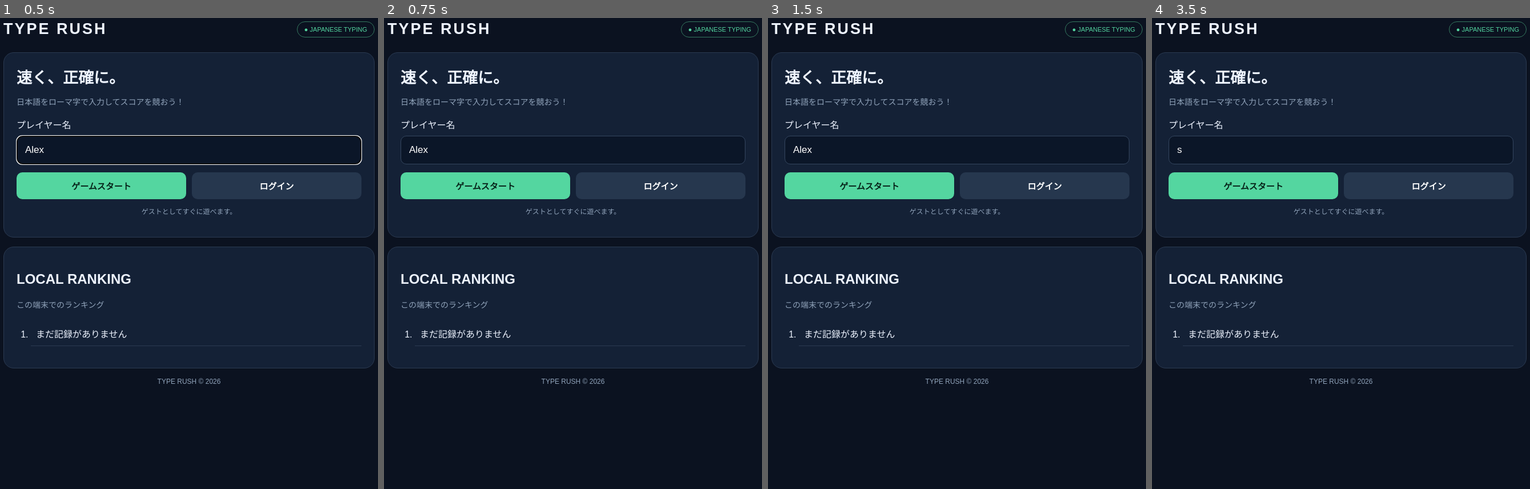
Above: before the commit, frames 1-4 (left to right).
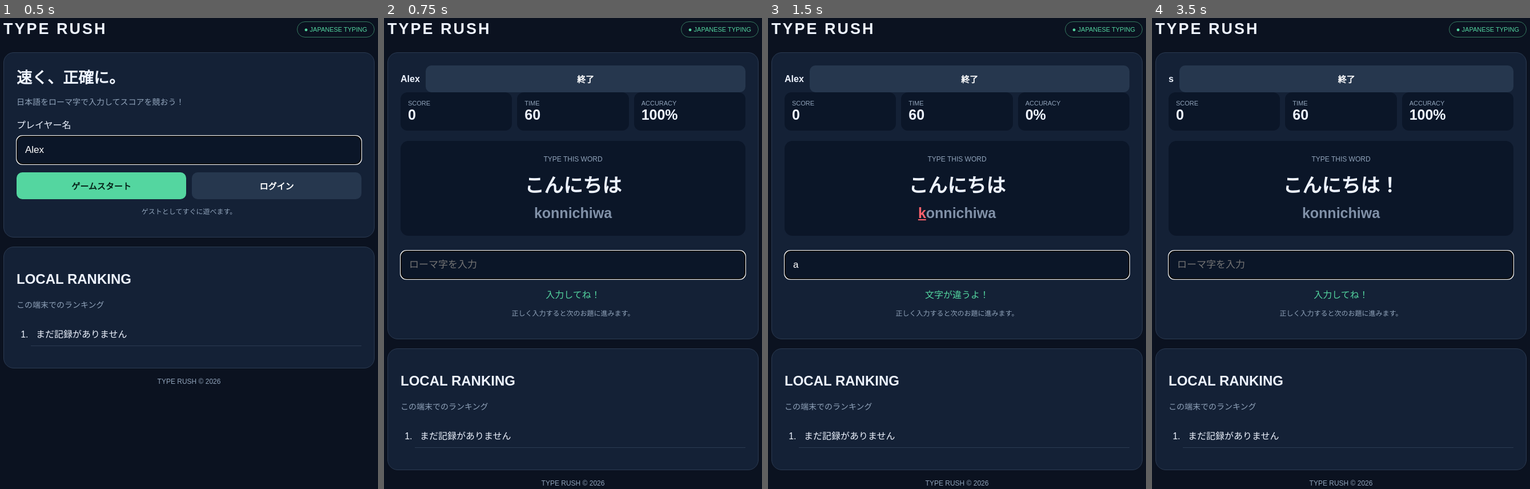
Above: after the commit, the same moments.

Repository: tomato0210/typing-game
Game: browser game, page index.html
Same seed, same stepped clock (60 frames per second), same inputs: the game is played once before the commit and once after it. When the page shows a pop-up message, it is drawn as a white box for half a second while everything else waits; a line starting with > is the answer the replay typed.
Inputs (mouse positions are in pixels of both pictures, inside the frame that each line leads up to):
- Up to frame 1 (0.5 s): click (189, 149) at 0.27 s; type "Alex" at 0.27 s
- Up to frame 2 (0.75 s): click "ゲームスタート" at 0.52 s
- Up to frame 3 (1.5 s): click (957, 262) at 1.27 s; type "a" at 1.27 s; tap Enter at 1.3 s
- Up to frame 4 (3.5 s): click (1341, 262) at 1.87 s; type "r" at 1.87 s; tap Enter at 1.9, 3.1 s; click (1352, 79) at 2.47 s, where only the run after the commit has a clickable "終了"; click (1341, 149) at 3.07 s; type "s" at 3.07 s; click "ゲームスタート" at 3.27 s

Frame 1 is identical in both runs. In frame 2, 10% of the frame differs, in the area x 0-100%, y 10-100%; in frame 3, 9.9%; in frame 4, 10%.
Error before the commit: SyntaxError: Unexpected token '}'

Commit message:
Update index.html

Diff:
--- a/index.html
+++ b/index.html
@@ -190,15 +190,42 @@
   $("answer").focus();
 }
 
- if(typed===target){
-  score+=target.length*10;
-  words++;
-  updateStats();
-  $("message").textContent="正解！";
-  nextQuestion();
- }else if(!target.startsWith(typed)){
-  $("message").textContent="文字が違うよ！";
- }
+ $("answer").addEventListener("input",()=>{
+  if(!active)return;
+  const typed = $("answer").value.toLowerCase();
+  const target = current[1];
+  const spans = $("romaji").querySelectorAll("span");
+
+  total = typed.length;
+  let matched = 0;
+
+  // 文字ごとに色を更新
+  spans.forEach((span, i) => {
+    span.className = "waiting";
+    if(i < typed.length){
+      if(typed[i] === target[i]){
+        span.className = "typed";
+        matched++;
+      } else {
+        span.className = "wrong";
+      }
+    }
+  });
+
+  correct = matched;
+  $("accuracy").textContent = total ? Math.round(correct/total*100)+"%" : "100%";
+
+  if(typed === target){
+    score += target.length * 10;
+    words++;
+    updateStats();
+    $("message").textContent = "正解！";
+    nextQuestion();
+  } else if(!target.startsWith(typed)){
+    $("message").textContent = "文字が違うよ！";
+  } else {
+    $("message").textContent = "入力してね！";
+  }
 });
 
 function updateStats(){
